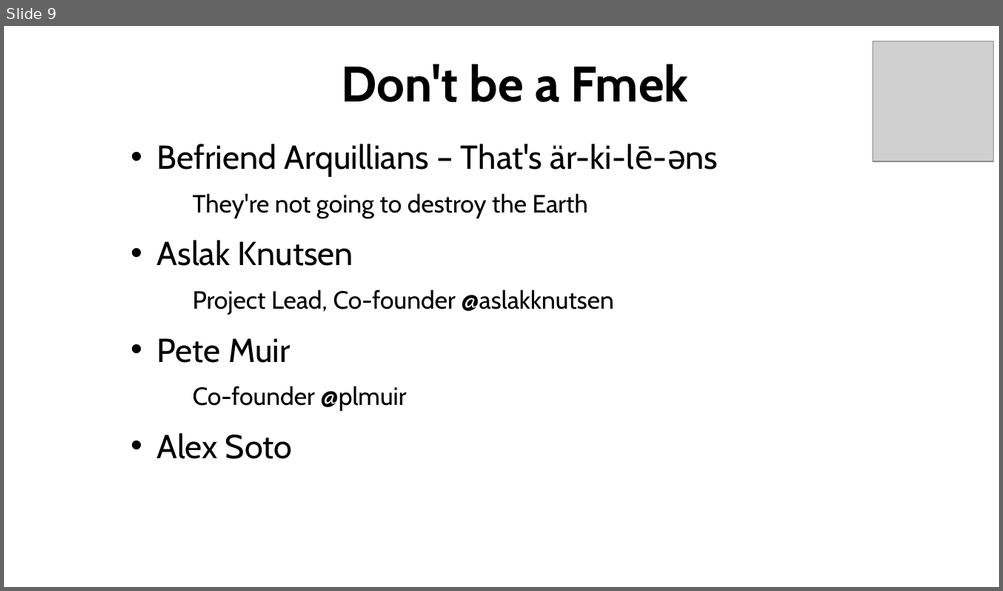
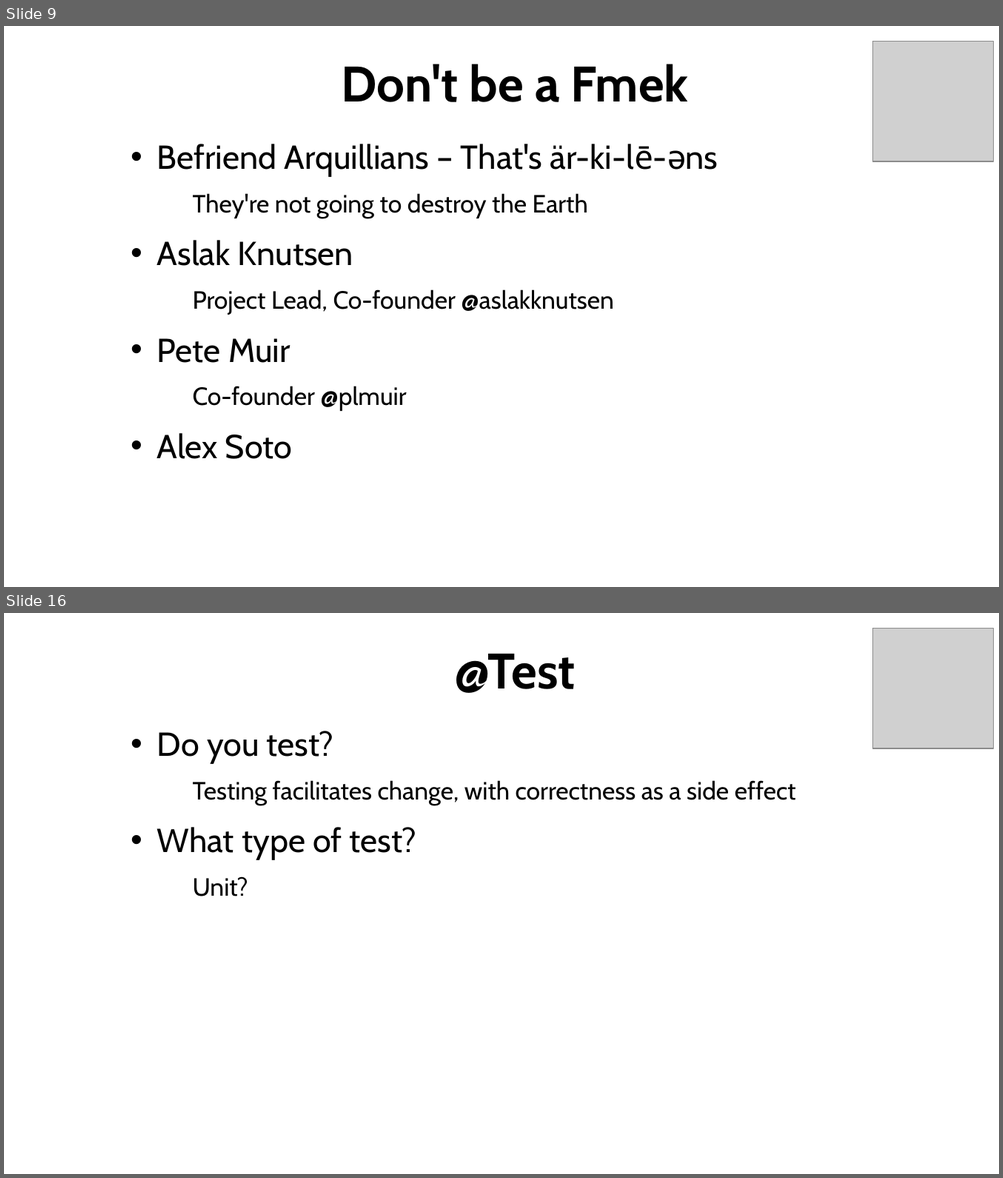
Before and after one commit to AndyGee/arquillian-demo, a slide deck: Apache_TomEE_Arquillian.odp. Shown one above the other, each under a label of ours: slide 9 before the commit, slides 9 and 16 after it; the slides between them are not shown. The pictures are 1003x591 and 1003x1178 pixels, drawn with LibreOffice and Linux fonts; fonts in the diff are those of the drawing; grey boxes stand for pictures; background and template pictures are left out. Boxes give left, top, right and bottom in pixels: in the first picture for what was removed or moved away, otherwise in the second. Text is boxed around its words. In the diff, an @@ line names an element or a change of style, - is before the commit and + after.

```diff
--- a/Apache_TomEE_Arquillian.odp
+++ b/Apache_TomEE_Arquillian.odp
@@ slide 16 added at bbox=[4, 613, 999, 1174], background picture (left out) @@
@@ picture added at bbox=[873, 629, 993, 749] @@
@@ title added at bbox=[454, 654, 575, 693], 48 pt, text #000000, bold @@
+@Test
@@ text added at bbox=[157, 731, 796, 896], 24 pt, text #000000 @@
+• Do you test?
+  − Testing facilitates change, with correctness as a side effect
+• What type of test?
+  − Unit?
@@ text added at bbox=[111, 1141, 441, 1164], 12 pt, text #FFFFFF @@
+@AndyGeeDe | #TomEE
```
Also in this commit, not shown: 4 slides changed, 22 other slides added, 6 other files.
